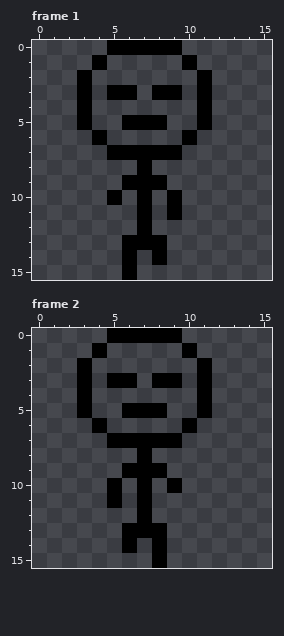
Pixel-art file, stored at Sprites/Player/Player1 Front.ase. Above is the file before it was changed.
16x16 pixels, 2 frames. Shown: frame 1, frame 2.
After:
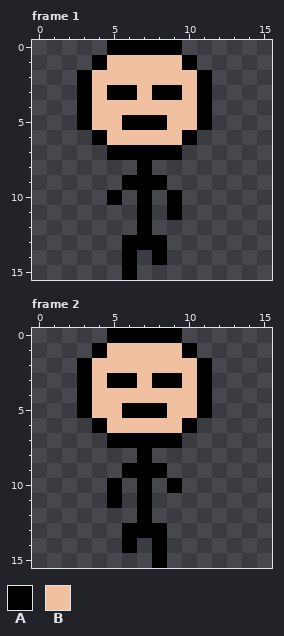
Palette (. is transparent): A #000000  B #f0c0a0
From old to new:
Frame 1:
The edit adds colour B in row 1 at x 5 to 9; in row 2 at x 4 to 10; in row 3 at x 4, 7 and 10; in row 4 at x 4 to 10; in row 5 at x 4 to 5 and 9 to 10; in row 6 at x 5 to 9.
Frame 2: the same change as frame 1
Changed places in both pictures, as pixel boxes (x1, y1, x2, y2):
added: (92, 55, 197, 145)
added: (92, 343, 197, 433)
